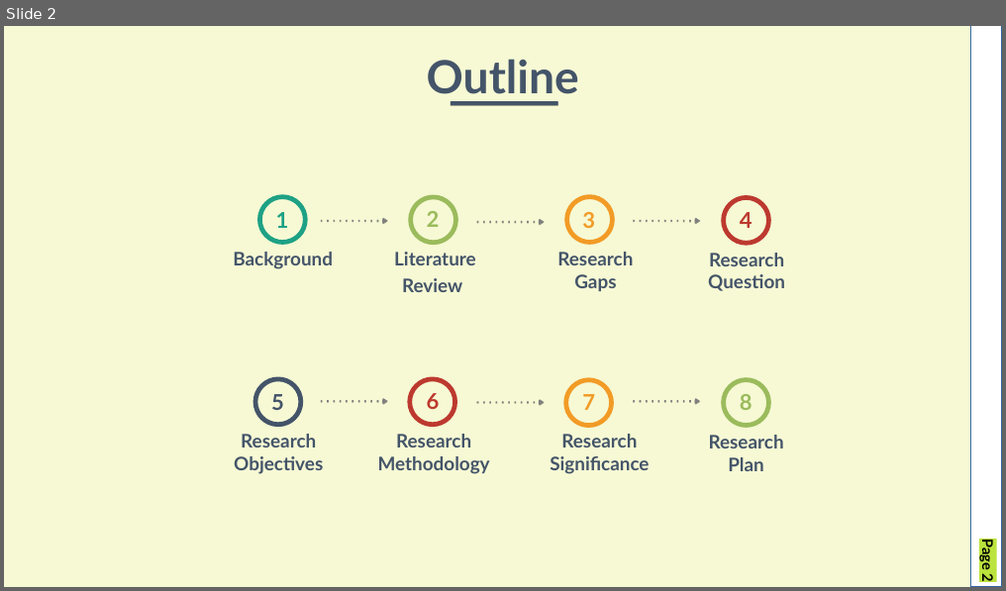
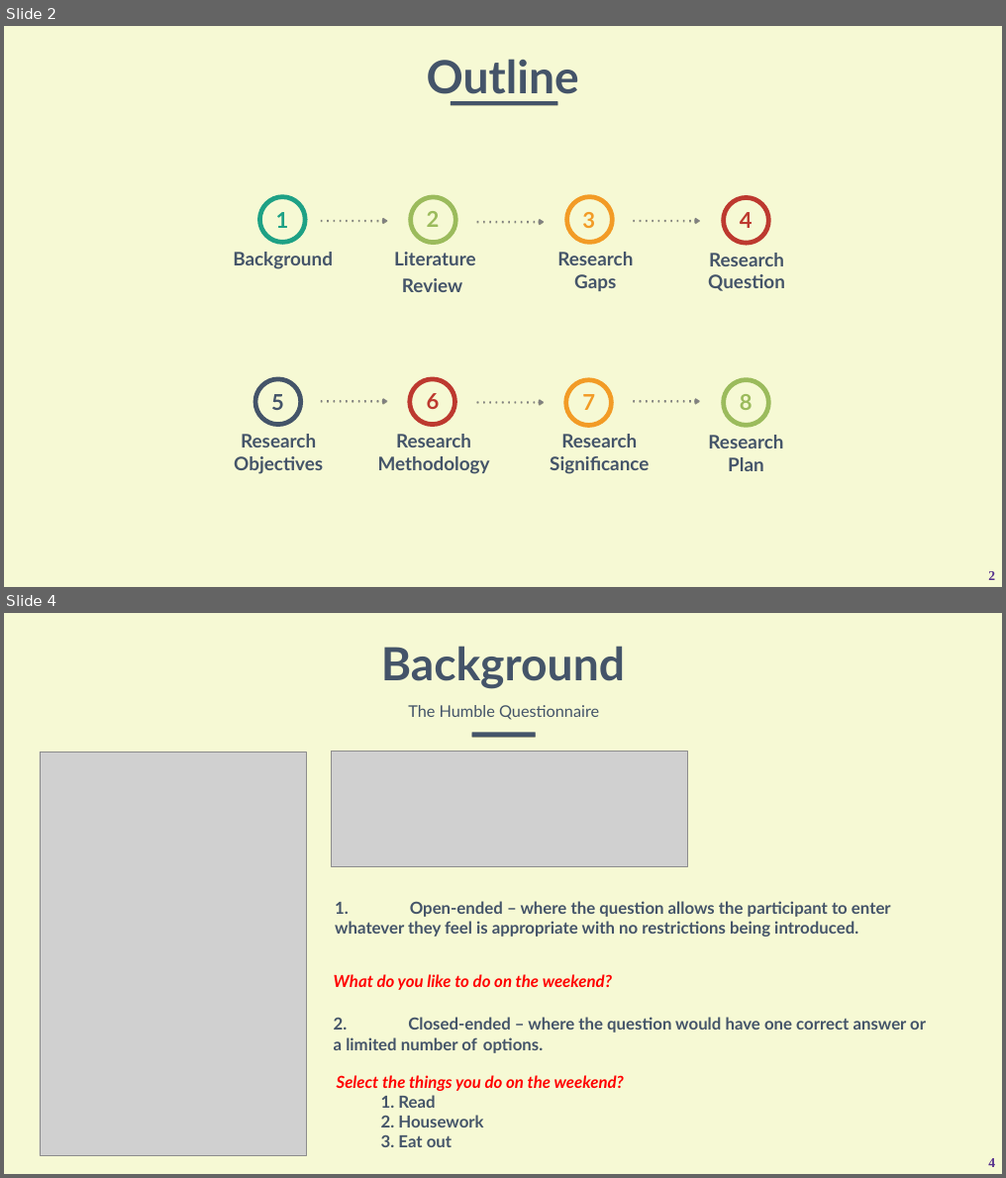
Before and after one commit to mcaple/TRM, a slide deck: CA1.pptx. Shown one above the other, each under a label of ours: slide 2 before the commit, slides 2 and 4 after it; the slides between them are not shown. The pictures are 1006x591 and 1006x1178 pixels, drawn with LibreOffice and Linux fonts; fonts in the diff are those of the drawing; grey boxes stand for pictures. Boxes give left, top, right and bottom in pixels: in the first picture for what was removed or moved away, otherwise in the second. Text is boxed around its words. In the diff, an @@ line names an element or a change of style, - is before the commit and + after.

```diff
--- a/CA1.pptx
+++ b/CA1.pptx
@@ slide 4 added at (4, 613, 1002, 1174), background #F6F9D4; not listed: 1 template element that a slide beside it also shows @@
@@ text added at (381, 646, 625, 688), 88 pt, text #445469, bold @@
+Background
@@ text added at (408, 705, 599, 720), 31 pt, text #445469 @@
+The Humble Questionnaire
@@ picture added at (40, 752, 306, 1157) @@
@@ picture added at (331, 751, 688, 866) @@
@@ rectangle added at (472, 733, 536, 737), fill #445469 @@
@@ text added at (335, 901, 891, 937), 32 pt, text #445469, bold @@
+1. Open-ended – where the question allows the participant to enter whatever they feel is appropriate with no restrictions being introduced.
@@ text added at (334, 974, 612, 990), 32 pt, text #FF0000, bold, italic @@
+What do you like to do on the weekend?
@@ text added at (334, 1017, 926, 1054), 32 pt, text #445469, bold @@
+2. Closed-ended – where the question would have one correct answer or a limited number of options.
@@ text added at (337, 1075, 624, 1148), 32 pt, text #FF0000, bold, italic @@
+Select the things you do on the weekend?
+1. Read
+2. Housework
+3. Eat out
@@ slide 2 changed as well @@
@@ rectangle removed at (971, 26, 1002, 587) @@
@@ page number at (988, 571, 995, 580): rotation 90 to 0 degrees @@
@@ page number at (988, 571, 995, 580): text changed; size 28 to 26 pt; font Lato to Times New Roman; text colour #000000 to #55308D @@
-Page 2
+2
```
Also in this commit, not shown: 15 other slides changed, 26 other slides added, 5 slides removed, 10 other files.
